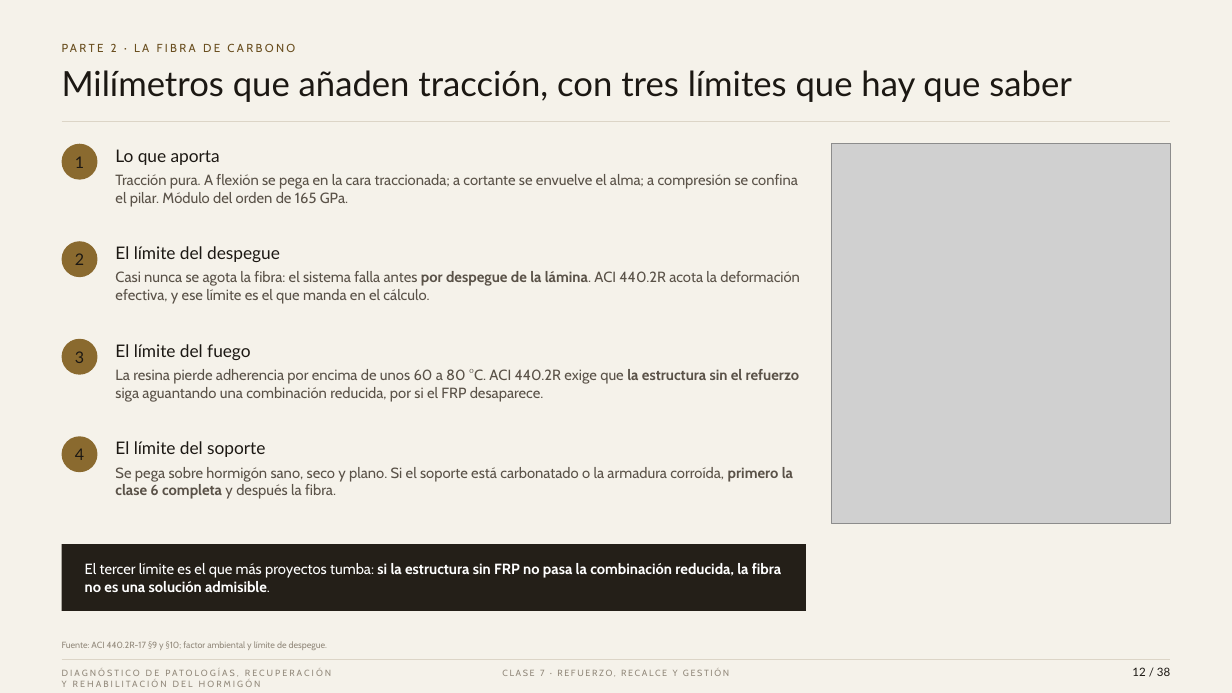
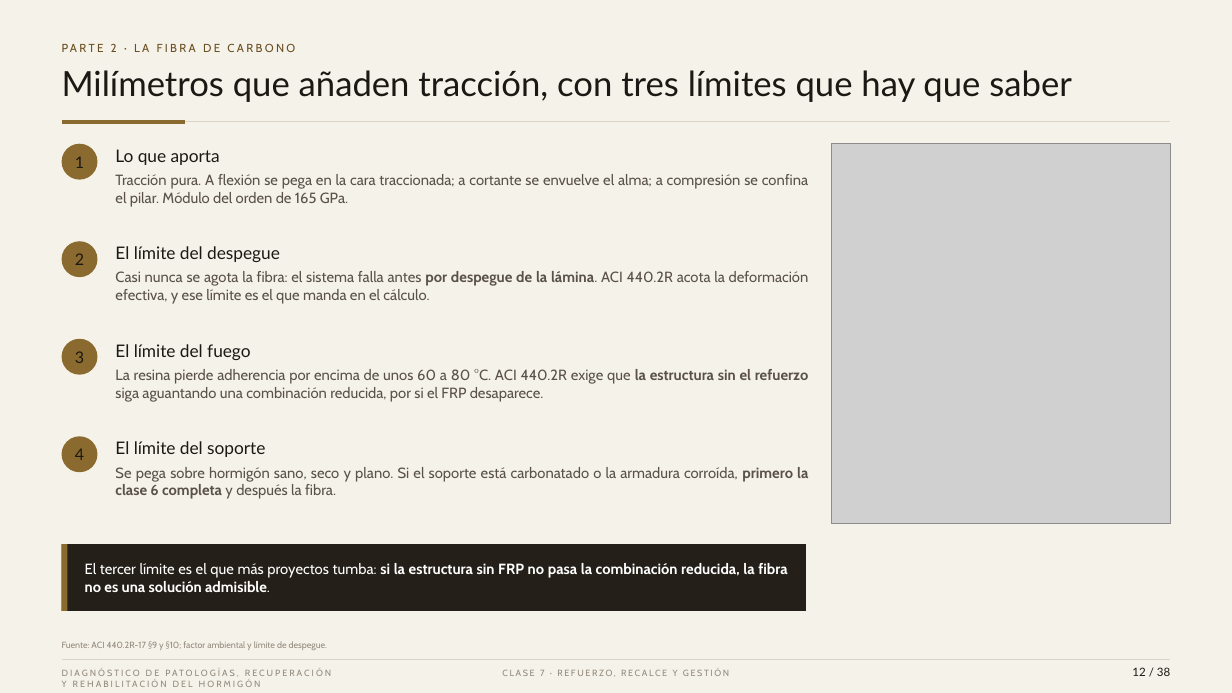
Before and after one commit to kevinyerkovc-cmd/Yerko, a slide deck: slide 12 of PH_Clase_7_Refuerzo_recalce_y_gestion.pptx. Drawn at 1232x693 pixels with LibreOffice and Linux fonts; fonts in the diff are those of the drawing; grey boxes stand for pictures. Boxes give left, top, right and bottom in pixels: in the first picture for what was removed or moved away, otherwise in the second. Text is boxed around its words. In the diff, an @@ line names an element or a change of style, - is before the commit and + after.

```diff
--- a/PH_Clase_7_Refuerzo_recalce_y_gestion.pptx
+++ b/PH_Clase_7_Refuerzo_recalce_y_gestion.pptx
@@ line added from (62, 122) to (185, 122), #8A6A2F 2.5 pt @@
@@ rectangle added at (62, 544, 67, 611), fill #8A6A2F @@
@@ alignment left to justified in 5 elements at (115, 174, 808, 207), (115, 271, 809, 304), (115, 369, 809, 402), (115, 467, 808, 499), (85, 563, 787, 592) @@
```
Also in this commit, not shown: 34 other slides changed, 3 slides added, 3 slides removed, 2 other files.
